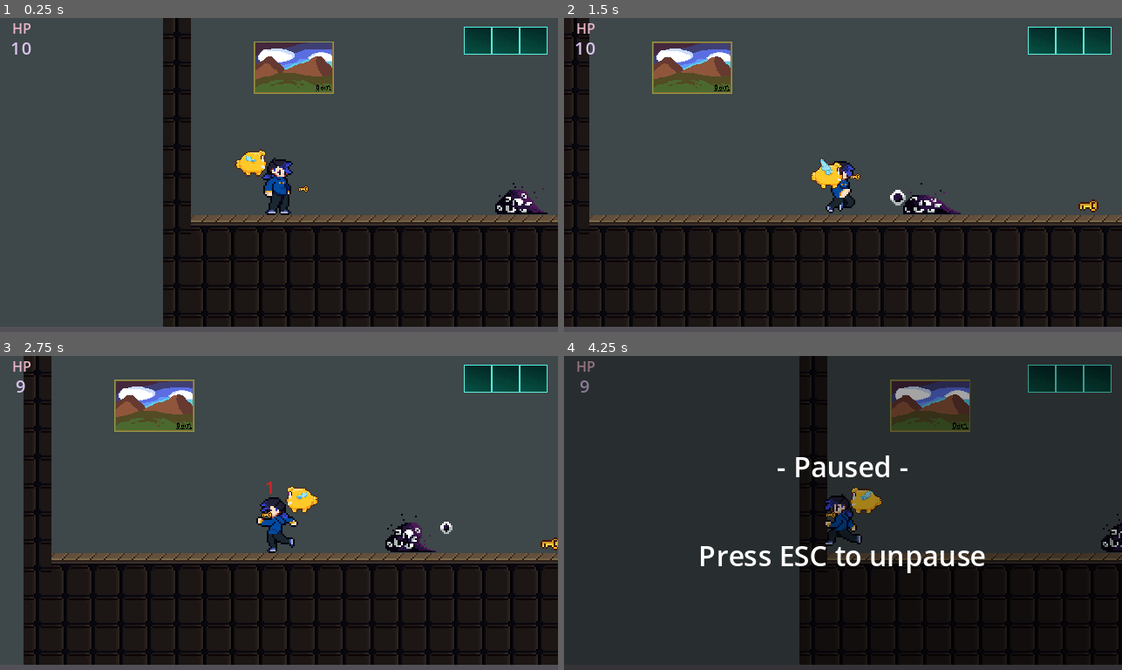
Above: before the commit, frames 1-4 (two rows, left to right).
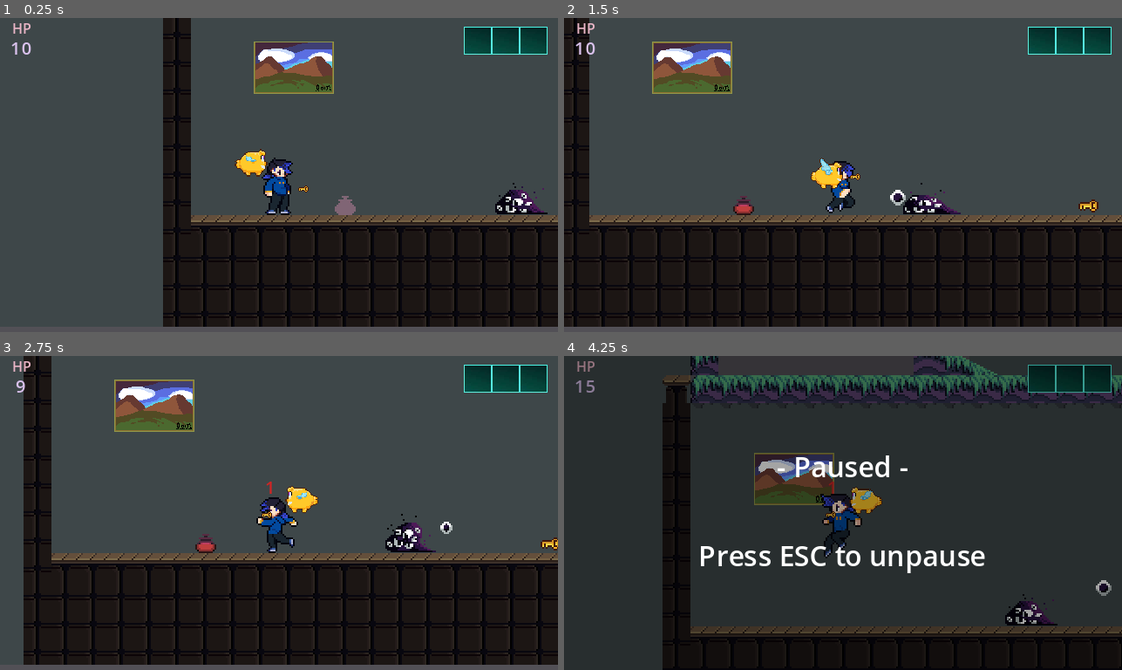
Above: after the commit, the same moments.

Repository: MarceloWyse/Levis-Labyrinth
Game: Godot game, scene res://world.tscn
The game is run twice, just before and just after one commit, with the same random seed, the same clock (stepped at 60 frames per second) and the same inputs.
Inputs:
- Up to frame 1 (0.25 s): no input
- Up to frame 2 (1.5 s): tap Enter (ui_accept) at 0.5, 0.77 s; hold Right (ui_right) from 0.53 s (still down); tap X (dialogue) at 0.6 s; tap G (alfy) at 1.35 s
- Up to frame 3 (2.75 s): tap Enter (ui_accept) at 1.52 s; tap X (dialogue) at 1.55, 2.3 s; release Right (ui_right) at 2.03 s; hold Left (ui_left) from 2.03 s (still down); tap F (attack) at 2.1 s
- Up to frame 4 (4.25 s): keep holding Left (ui_left); tap E (dash) at 2.85 s; tap Enter (ui_accept) at 3.02, 3.77 s; tap X (dialogue) at 3.05, 3.6 s; tap Escape (pause_button) at 4.15 s

The runs differ from the first frame. In frame 1, 0.2% of the frame differs, in the area x 60-64%, y 56-63%; in frame 2, 0.2%; in frame 3, 0.2%; in frame 4, 29%, in the area x 2-100%, y 0-100%.

Commit message:
hp max

Diff:
--- a/HPNumber.gd
+++ b/HPNumber.gd
@@ -1,5 +1,11 @@
 extends Label
 
+func _ready():
+	pass
+#	PlayerStats.max_health_changed.connect(change_health)
 # Called every frame. 'delta' is the elapsed time since the previous frame.
 func _process(_delta):
 	text = str(PlayerStats.health)
+
+#func change_health():
+#	text = str(PlayerStats.health)
--- a/default_bus_layout.tres
+++ b/default_bus_layout.tres
@@ -6,11 +6,11 @@
 bus/1/solo = false
 bus/1/mute = false
 bus/1/bypass_fx = false
-bus/1/volume_db = -22.5766
+bus/1/volume_db = -32.9912
 bus/1/send = &"Master"
 bus/2/name = &"Sounds"
 bus/2/solo = false
 bus/2/mute = false
 bus/2/bypass_fx = false
-bus/2/volume_db = 0.0
+bus/2/volume_db = -4.50411
 bus/2/send = &"Master"
--- /dev/null
+++ b/hp_up.gd
@@ -0,0 +1,19 @@
+extends Node2D
+
+@onready var label = $Label
+@onready var dialogue = $"../UI/Dialogue"
+
+func _ready():
+	label.visible = false
+
+func _on_area_2d_body_entered(body):
+	dialogue.playing = true
+	label.visible = true
+	PlayerStats.max_health += 5
+	PlayerStats.health = PlayerStats.max_health
+	get_tree().paused = true
+	await get_tree().create_timer(1).timeout
+	get_tree().paused = false
+	label.visible = false
+	dialogue.playing = false
+	queue_free()
--- /dev/null
+++ b/hp_up.tscn
@@ -0,0 +1,67 @@
+[gd_scene load_steps=10 format=3 uid="uid://btl8yebiv8yxn"]
+
+[ext_resource type="Texture2D" uid="uid://sjn16ab2hxog" path="res://hp_up-Sheet.png" id="1_n2r4e"]
+[ext_resource type="Script" path="res://hp_up.gd" id="1_t413m"]
+[ext_resource type="FontFile" uid="uid://dqm4joa6shrcc" path="res://OldLondon.ttf" id="3_m8h6o"]
+
+[sub_resource type="AtlasTexture" id="AtlasTexture_g4net"]
+atlas = ExtResource("1_n2r4e")
+region = Rect2(0, 0, 16, 16)
+
+[sub_resource type="AtlasTexture" id="AtlasTexture_xb6e3"]
+atlas = ExtResource("1_n2r4e")
+region = Rect2(16, 0, 16, 16)
+
+[sub_resource type="AtlasTexture" id="AtlasTexture_jgeu2"]
+atlas = ExtResource("1_n2r4e")
+region = Rect2(32, 0, 16, 16)
+
+[sub_resource type="SpriteFrames" id="SpriteFrames_xhqr5"]
+animations = [{
+"frames": [{
+"duration": 5.0,
+"texture": SubResource("AtlasTexture_g4net")
+}, {
+"duration": 1.0,
+"texture": SubResource("AtlasTexture_xb6e3")
+}, {
+"duration": 1.0,
+"texture": SubResource("AtlasTexture_jgeu2")
+}],
+"loop": true,
+"name": &"hp",
+"speed": 10.0
+}]
+
+[sub_resource type="RectangleShape2D" id="RectangleShape2D_43kvj"]
+size = Vector2(11.8118, 10.3943)
+
+[sub_resource type="LabelSettings" id="LabelSettings_j5qld"]
+font = ExtResource("3_m8h6o")
+
+[node name="HP_UP" type="Node2D"]
+script = ExtResource("1_t413m")
+
+[node name="AnimatedSprite2D" type="AnimatedSprite2D" parent="."]
+sprite_frames = SubResource("SpriteFrames_xhqr5")
+animation = &"hp"
+autoplay = "hp"
+frame_progress = 0.664766
+
+[node name="Area2D" type="Area2D" parent="."]
+collision_mask = 2
+
+[node name="CollisionShape2D" type="CollisionShape2D" parent="Area2D"]
+position = Vector2(0.159881, 1.66095)
+shape = SubResource("RectangleShape2D_43kvj")
+
+[node name="Label" type="Label" parent="."]
+offset_left = -42.4777
+offset_top = 9.0
+offset_right = 42.5223
+offset_bottom = 25.0
+text = "Life max up"
+label_settings = SubResource("LabelSettings_j5qld")
+horizontal_alignment = 1
+
+[connection signal="body_entered" from="Area2D" to="." method="_on_area_2d_body_entered"]
--- a/pause_menu.gd
+++ b/pause_menu.gd
@@ -1,5 +1,6 @@
 extends ColorRect
 
+@onready var hp_up = $"../../HP_UP"
 @onready var dialogue = $"../Dialogue"
 var pause = false:
 	set(value):
@@ -8,5 +9,5 @@
 		visible = pause
 
 func _process(_delta):
-	if Input.is_action_just_pressed("pause_button") and not dialogue.playing :
+	if Input.is_action_just_pressed("pause_button") and not dialogue.playing:
 		pause = !pause
--- a/stats.gd
+++ b/stats.gd
@@ -5,14 +5,14 @@
 @onready var health = max_health : set = set_health
 
 signal no_health
-signal health_changed
-signal max_health_changed
+#signal health_changed
+#signal max_health_changed
 
 func set_max_health(value):
-	max_health_changed.emit()
+#	max_health_changed.emit()
 	max_health = value
 
 func set_health(value):
 	health = clamp(value, 0, max_health)
-	health_changed.emit()
+#	health_changed.emit()
 	if health <= 0 : no_health.emit()
--- a/walking_enemy.tscn
+++ b/walking_enemy.tscn
@@ -99,7 +99,7 @@
 "move": SubResource("Animation_jmm24")
 }
 
-[node name="WalkingEnemy" type="CharacterBody2D"]
+[node name="Agorafobia" type="CharacterBody2D"]
 z_index = 5
 position = Vector2(-30, 0)
 collision_layer = 4
--- a/world.tscn
+++ b/world.tscn
@@ -33,6 +33,7 @@
 [ext_resource type="PackedScene" uid="uid://cv2f0jq1yumkb" path="res://moving_platform.tscn" id="29_5fu4w"]
 [ext_resource type="PackedScene" uid="uid://b5imxbng84xwc" path="res://blob_2.tscn" id="32_afvkg"]
 [ext_resource type="PackedScene" uid="uid://d0kuhrlrlq665" path="res://sadness.tscn" id="33_045rd"]
+[ext_resource type="PackedScene" uid="uid://btl8yebiv8yxn" path="res://hp_up.tscn" id="34_ubdrp"]
 
 [sub_resource type="LabelSettings" id="LabelSettings_70m4m"]
 font_size = 8
@@ -520,6 +521,10 @@
 
 [node name="Blob2" parent="Walker2" instance=ExtResource("32_afvkg")]
 
+[node name="HP_UP" parent="." instance=ExtResource("34_ubdrp")]
+process_mode = 3
+position = Vector2(-215.218, 137.118)
+
 [connection signal="body_entered" from="Key" to="." method="_on_key_body_entered"]
 [connection signal="body_entered" from="Key" to="Key" method="_on_body_entered"]
 [connection signal="body_entered" from="Medal" to="." method="_on_medal_body_entered"]
Binary file added: OldLondon.ttf
Not shown, added: OldLondon.ttf.import
Binary file added: hp_up-Sheet.png
Not shown, added: hp_up-Sheet.png.import
Binary file added: hp_up.png
Not shown, added: hp_up.png.import
Not shown: 1 places in world.tscn that only renumber resources
